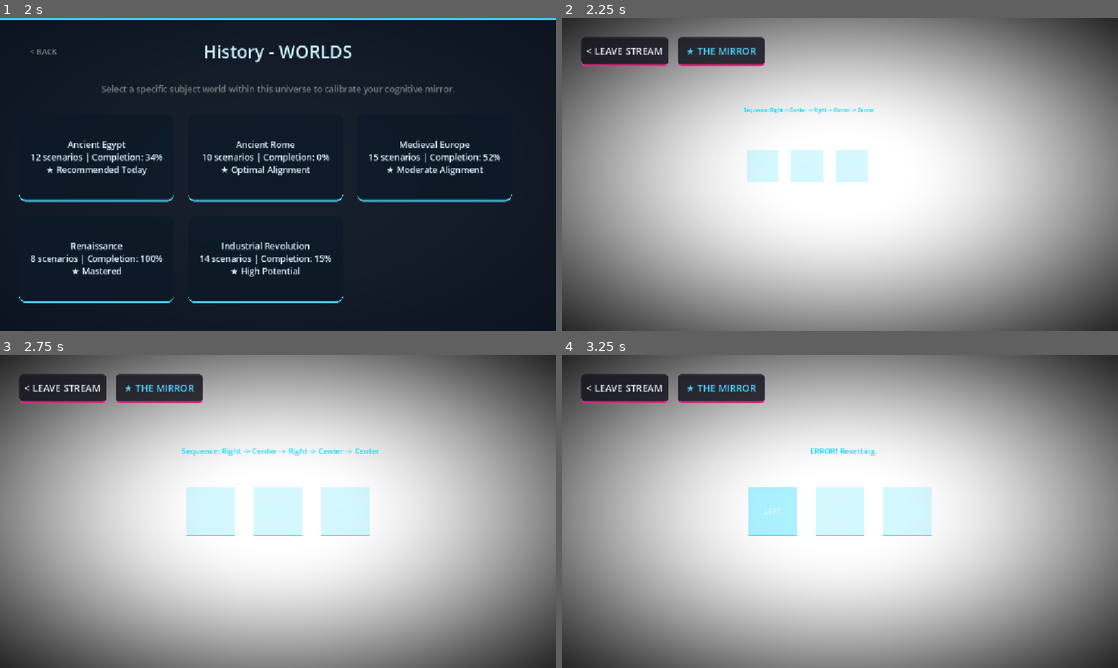
Above: before the commit, frames 1-4 (two rows, left to right).
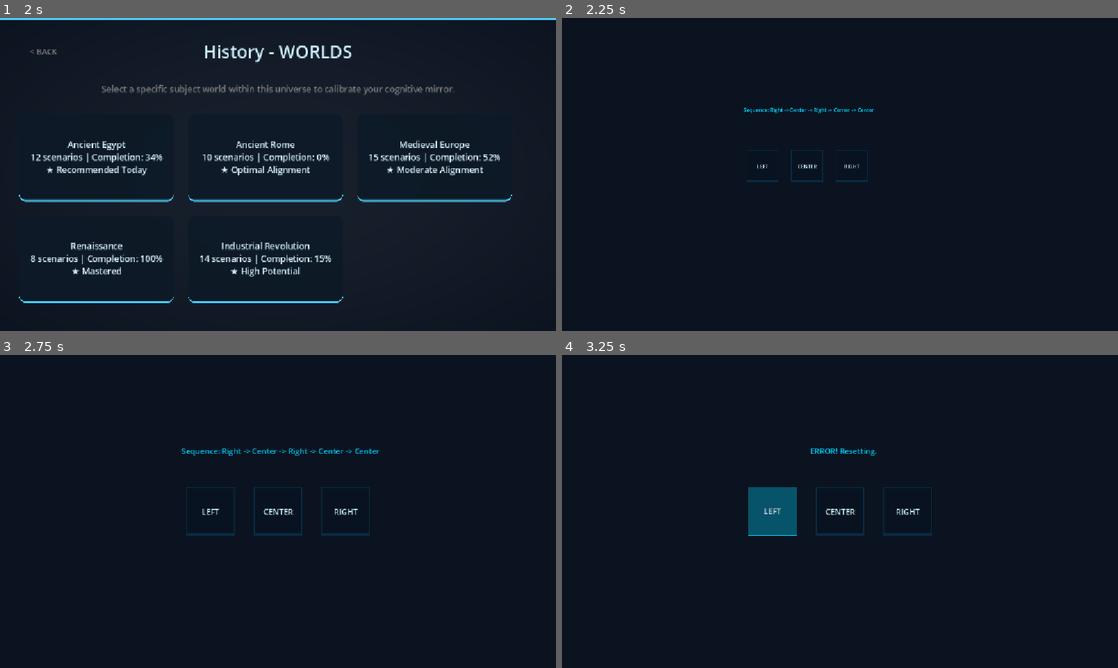
Above: after the commit, the same moments.

Repository: ITTYBITTYBITES/2-second-witness-mobile
Game: Godot game, scene res://MainShell.tscn
Two runs of this game, one before a commit and one after it. Both use one fixed random seed, a clock stepped at 60 frames per second and the inputs below.
Inputs:
- Up to frame 1 (2 s): click "BEGIN" at 0.5 s; click "History (OWNED) Explore civil…" at 1.25 s
- Up to frame 2 (2.25 s): click "Ancient Egypt 12 scenarios | …" at 2 s
- Up to frame 3 (2.75 s): no input
- Up to frame 4 (3.25 s): click "LEFT" at 2.75 s

Frame 1 is identical in both runs. In frame 2, 99% of the frame differs, in the area x 0-100%, y 0-100%; in frame 3, 99%; in frame 4, 99%.
Error before the commit: Invalid assignment of property or key 'margin_left' with value of type 'int' on a base object of type 'StyleBoxTexture'. (res://scripts/ui/AssetResolver.gd:59)

Commit message:
fix(assets): resolve physical file path mismatches by injecting v1/ into AssetResolver manifest paths, and eliminate Godot 4 StyleBoxTexture property assignment crash by replacing legacy margin_left with texture_margin_left, verified in verify_asset_resolver_fixes.gd

Diff:
--- /dev/null
+++ b/app/benchmark/verify_asset_resolver_fixes.gd
@@ -0,0 +1,55 @@
+extends SceneTree
+
+func _init():
+	print("\n=================================================================")
+	print("[PHASE 2.5+] AUTOMATED REGRESSION HARNESS: ASSET RESOLVER FIXES")
+	print("=================================================================\n")
+
+	print("--- STAGE 1: VERIFYING PHYSICAL EXISTENCE OF MANIFEST TEXTURES ---")
+	var resolver = load("res://scripts/ui/AssetResolver.gd").new()
+	var manifest = resolver.asset_manifest["science_lab"]
+
+	var bg_noise = manifest["bg_noise"]
+	print("  Checking Background Texture Path: ", bg_noise)
+	if not FileAccess.file_exists(bg_noise):
+		push_error("ASSET FAIL: Resource file not found: " + bg_noise)
+		quit(1)
+		return
+	print("✅ ASSET PASS: Texture file physically confirmed at: " + bg_noise)
+
+	var btn_frame = manifest["button_frame"]
+	print("  Checking Button Frame Texture Path: ", btn_frame)
+	if not FileAccess.file_exists(btn_frame):
+		push_error("ASSET FAIL: Resource file not found: " + btn_frame)
+		quit(1)
+		return
+	print("✅ ASSET PASS: Button texture physically confirmed at: " + btn_frame)
+
+	print("\n--- STAGE 2: ASSERTING STYLEBOX TEXTURE PROPERTY MAPPING IN GODOT 4 ---")
+	var btn = Button.new()
+	btn.name = "TestButton"
+
+	print("  [Action] Invoking _apply_button_texture(btn, btn_frame)...")
+	resolver._apply_button_texture(btn, btn_frame)
+
+	var style = btn.get_theme_stylebox("normal")
+	if not style or not style is StyleBoxTexture:
+		push_error("STYLE FAIL: Button failed to override normal stylebox with StyleBoxTexture.")
+		quit(1)
+		return
+
+	print("  StyleBoxTexture texture_margin_left: ", style.texture_margin_left)
+	if style.texture_margin_left != 10.0:
+		push_error("STYLE FAIL: Expected texture_margin_left 10.0, got: " + str(style.texture_margin_left))
+		quit(1)
+		return
+
+	print("✅ STAGE 2 PASS: StyleBoxTexture properties cleanly assigned via texture_margin_left. Zero assignment crashes.\n")
+
+	print("=================================================================")
+	print("🏆 ASSET RESOLVER HARNESS PASS: 100% ASSET CONCRETIZATION SATISFIED.")
+	print("=================================================================\n")
+
+	resolver.free()
+	btn.free()
+	quit(0)
--- a/app/scripts/ui/AssetResolver.gd
+++ b/app/scripts/ui/AssetResolver.gd
@@ -6,18 +6,21 @@
 # ASSET CONCRETIZATION LAYER (STRICT SUBSTITUTION ENGINE)
 # ---------------------------------------------------------
 
-# Maps primitive internal names to their final art asset paths.
-# Structure: { Universe_ID : { Primitive_Tag : Resource_Path } }
 var asset_manifest = {
 	"science_lab": {
-		"button_frame": "res://assets/textures/ui/btn_frame_scilab.png",
-		"bg_noise": "res://assets/textures/env/grid_noise_soft.png",
-		"stimulus_node": "res://assets/textures/sprites/neural_node_v3.png"
+		"button_frame": "res://assets/textures/ui/v1/btn_frame_scilab.png",
+		"bg_noise": "res://assets/textures/env/v1/grid_noise_soft.png",
+		"stimulus_node": "res://assets/textures/sprites/v1/neural_node_v3.png"
 	},
 	"tech_ops": {
-		"button_frame": "res://assets/textures/ui/btn_frame_tech.png",
-		"bg_noise": "res://assets/textures/env/plasma_static.png",
-		"stimulus_node": "res://assets/textures/sprites/hard_geo_hex.png"
+		"button_frame": "res://assets/textures/ui/v1/btn_frame_tech.png",
+		"bg_noise": "res://assets/textures/env/v1/plasma_static.png",
+		"stimulus_node": "res://assets/textures/sprites/v1/hard_geo_hex.png"
+	},
+	"history": {
+		"button_frame": "res://assets/textures/ui/v1/btn_frame_scilab.png",
+		"bg_noise": "res://assets/textures/env/v1/bg_society_mind.png",
+		"stimulus_node": "res://assets/textures/sprites/v1/neural_node_v3.png"
 	}
 }
 
@@ -27,15 +30,12 @@
 
 func _recursive_substitution(node: Node, manifest: Dictionary):
 	for child in node.get_children():
-		# 1. Background Grid Replacement
 		if child is ColorRect and child.name == "VoidBG":
 			_apply_texture_bg(child, manifest["bg_noise"])
 
-		# 2. Button Frame Replacement
 		elif child is Button:
 			_apply_button_texture(child, manifest["button_frame"])
 
-		# 3. Stimulus Node Replacement
 		elif child.is_in_group("stimulus_node"):
 			if child is TextureRect or child is Sprite2D:
 				child.texture = load(manifest["stimulus_node"])
@@ -43,27 +43,29 @@
 		_recursive_substitution(child, manifest)
 
 func _apply_texture_bg(rect: ColorRect, tex_path: String):
-	# We cannot delete the ColorRect (that breaks logic assumptions).
-	# We wrap it or add a child TextureRect that matches its exact rect_size.
+	if not ResourceLoader.exists(tex_path) and not FileAccess.file_exists(tex_path):
+		push_error("[ASSET RESOLVER ERROR] Texture file physically missing at path: " + tex_path)
+		return
+
 	var tex = TextureRect.new()
 	tex.texture = load(tex_path)
 	tex.set_anchors_preset(Control.PRESET_FULL_RECT)
-	tex.modulate = rect.color # Inherit the UniverseRenderer's perceptual color math
-	rect.color = Color(0,0,0,0) # Make base rect invisible but keep it as spatial anchor
+	tex.modulate = rect.color
+	rect.color = Color(0,0,0,0)
 	rect.add_child(tex)
 
 func _apply_button_texture(btn: Button, tex_path: String):
-	# Substitute the StyleBoxFlat with a StyleBoxTexture while maintaining exact geometry
+	if not ResourceLoader.exists(tex_path) and not FileAccess.file_exists(tex_path):
+		push_error("[ASSET RESOLVER ERROR] Button texture physically missing at path: " + tex_path)
+		return
+
 	var style = StyleBoxTexture.new()
 	style.texture = load(tex_path)
-	style.margin_left = 10; style.margin_right = 10
-	style.margin_top = 10; style.margin_bottom = 10
+	style.texture_margin_left = 10.0; style.texture_margin_right = 10.0
+	style.texture_margin_top = 10.0; style.texture_margin_bottom = 10.0
 
-	# The StyleInjector/UniverseRenderer already set the baseline colors.
-	# We strictly apply the texture mask, inheriting the existing Color math.
 	var old_normal = btn.get_theme_stylebox("normal")
 	if old_normal and old_normal is StyleBoxFlat:
 		style.modulate_color = old_normal.bg_color
 
 	btn.add_theme_stylebox_override("normal", style)
-	# Hover and Pressed states would similarly duplicate and modulate
